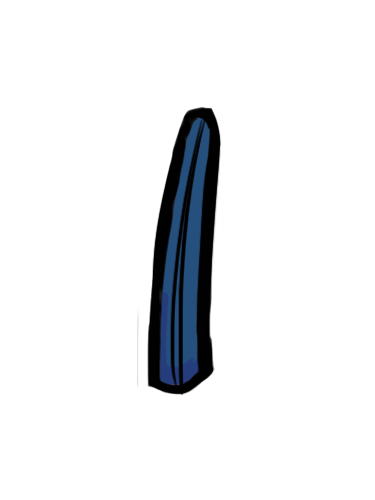
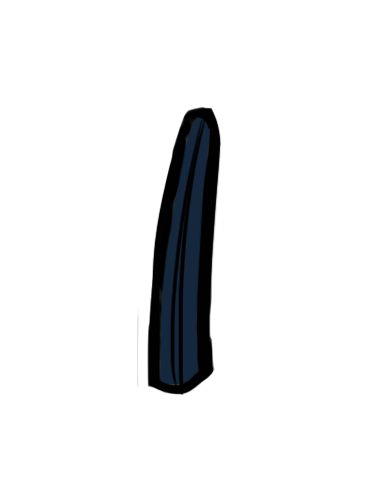
The second 375px x 500px image is a revision of the first. Changes to its layers:
added layer "Layer 3" above "Layer 2" over <box>158,117,213,390</box>
added layer "Layer 2" above "Layer 1" over <box>158,117,213,390</box>
